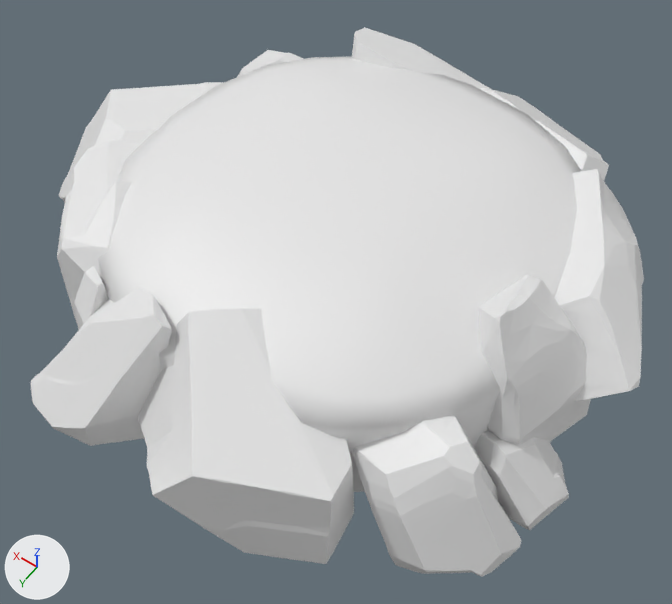
Two versions of the FBX model PlayKits/Terrace/sm_uv_05x_terrace2.fbx, one commit apart.
Before and after are seen from a camera (50 mm lens) standing at (-0.0185, 0.0262, 0.0366) and looking at (-0.0017, 0.0027, -0.0004). The lights are fixed; the arrows at lower left show +X, +Y and +Z. Materials are left out; every surface is plain grey. Where no turn or scale is listed for an object, it has been applied to the vertices.

Script lines for the objects in view, before the commit:
```python
me_mesh = bpy.data.meshes.new('Mesh')
me_mesh.from_pydata(...)  # 3382 vertices, 6566 faces; spans x -0.0164..0.0164, y -0.0134..0.0168, z -0.0057..0.0073
me_mesh.materials.append(mat_rockreferenced_blinn1)
ob_sm_small_terrace2 = bpy.data.objects.new('sm_small_terrace2', me_mesh)
ob_sm_small_terrace2.location = (0.0, 0.0, 0.0)
```
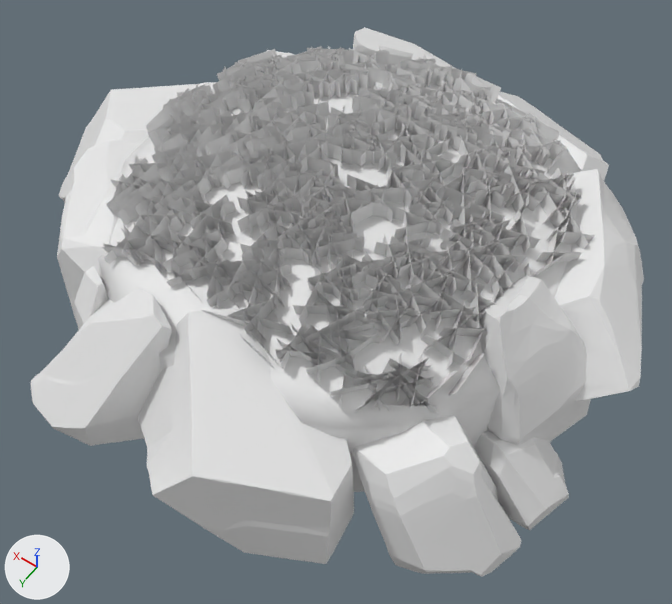
The edits, one by one:
me_mesh is used by ob_sm_small_terrace2; location (0.0, 0.0, 0.0).
me_mesh had 3382 vertices, 6566 faces and spanned x -0.0164..0.0164, y -0.0134..0.0168, z -0.0057..0.0073.
me_mesh now has 9830 vertices, 8982 faces and spans x -0.0164..0.0164, y -0.0134..0.0168, z -0.0057..0.0079.
me_mesh part 1: 1 vertex moved within x 0.0017, y 0.0012, z 0.0069; 6448 vertices added at x -0.0117..0.0103, y -0.0103..0.0108, z 0.0047..0.0079.

What differs and where, as boxes (x1, y1, x2, y2) in the pictures (672 x 604 px):
part 1 of me_mesh, built on: before (216, 106, 385, 217); after (102, 45, 595, 413)
